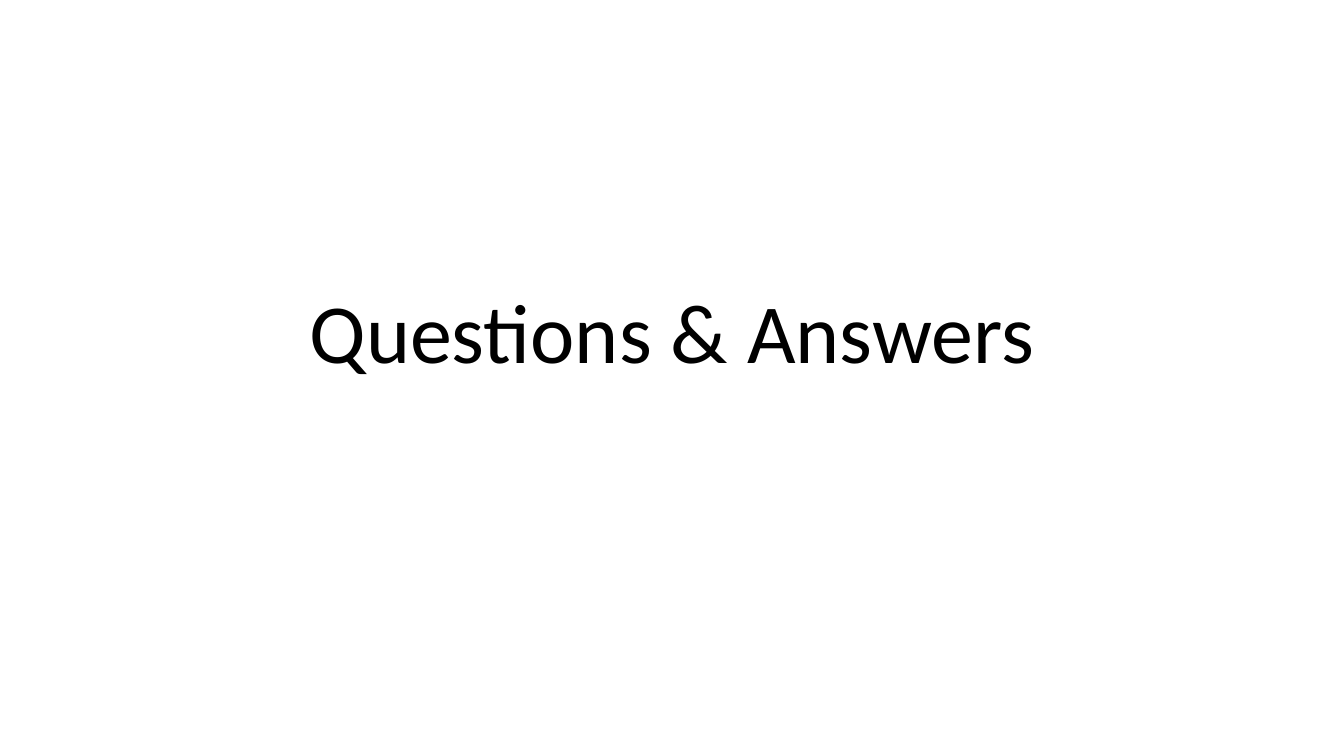
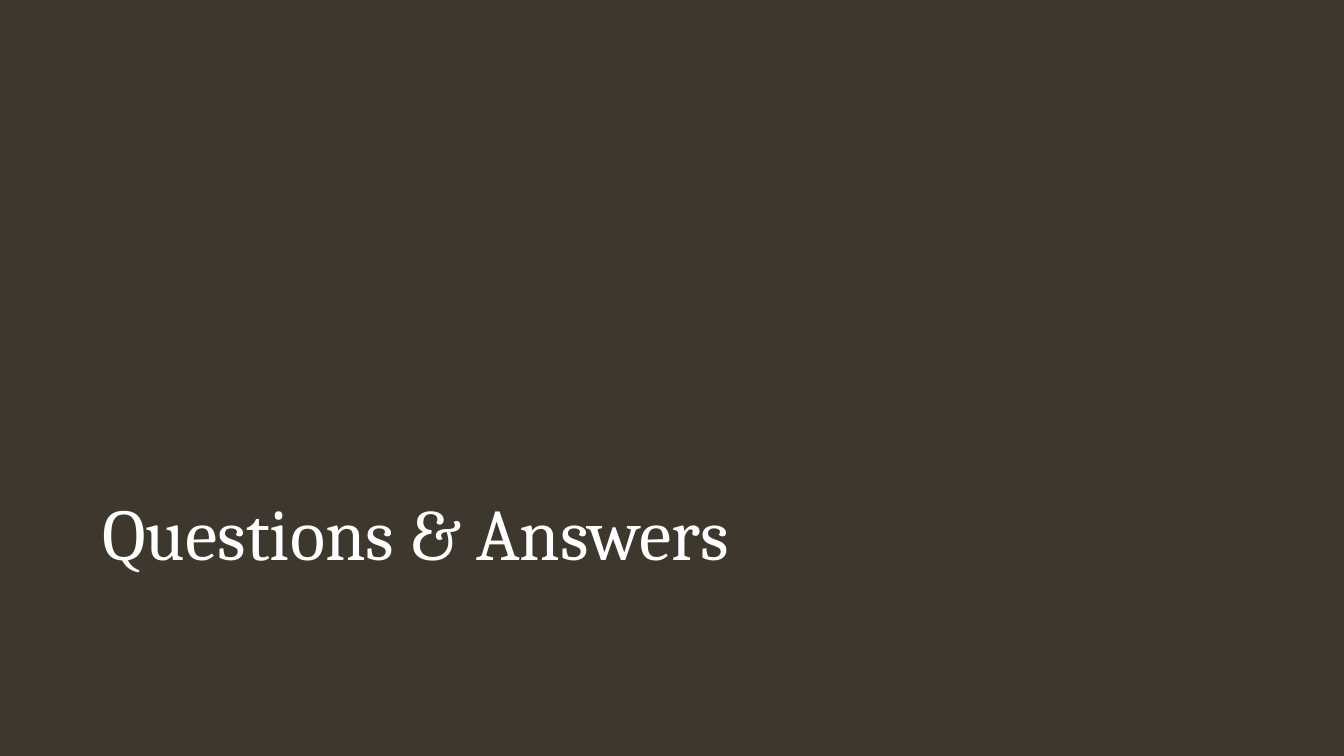
Before and after one commit to elizabethjaye/Project1-Repository, a slide deck: slide 9 of Housing in Orange County, FL.pptx. Drawn at 1344x756 pixels with LibreOffice and Linux fonts; fonts in the diff are those of the drawing; background and template pictures are left out. Boxes give left, top, right and bottom in pixels: in the first picture for what was removed or moved away, otherwise in the second. Text is boxed around its words. In the diff, an @@ line names an element or a change of style, - is before the commit and + after.

Commit message:
Updating for age buckets, new format for ppt

```diff
--- a/Housing in Orange County, FL.pptx
+++ b/Housing in Orange County, FL.pptx
@@ background #FFFFFF to picture (left out) @@
@@ title "Questions & Answers" moved from (x1=310, y1=305, x2=1034, y2=374) to (x1=102, y1=511, x2=729, y2=573) @@
@@ title "Questions & Answers" at (x1=102, y1=511, x2=729, y2=573): size 60 to 52 pt, font Calibri to Cambria, text colour #000000 to #FFFFFF; alignment centre to left @@
```
Also in this commit, not shown: 8 other slides changed, 1 other file.
